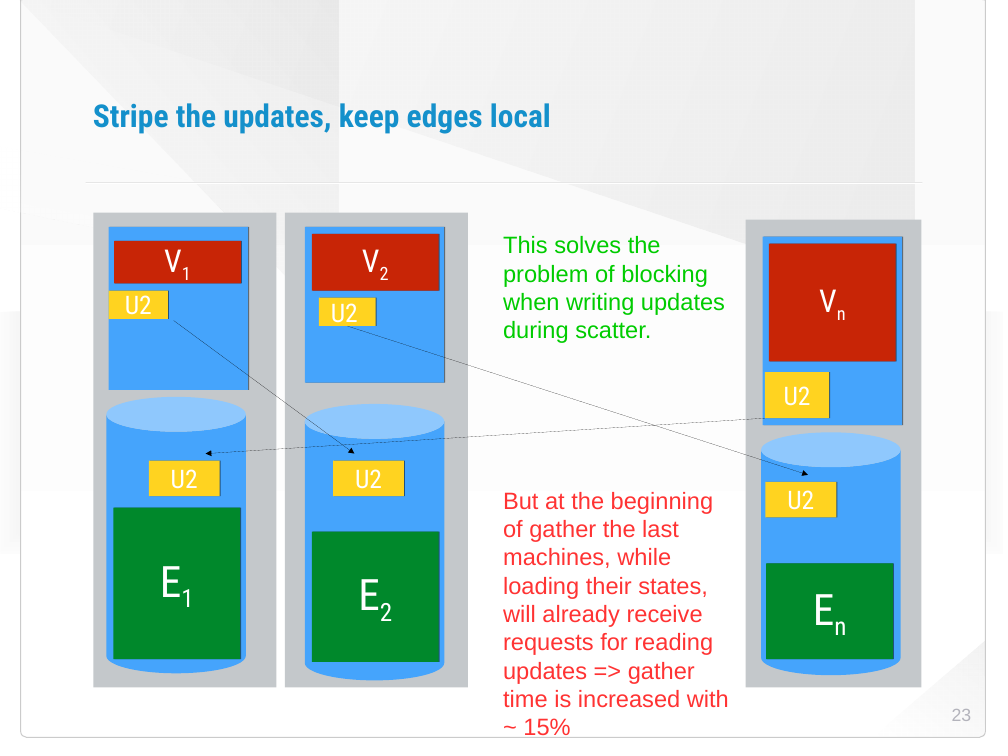
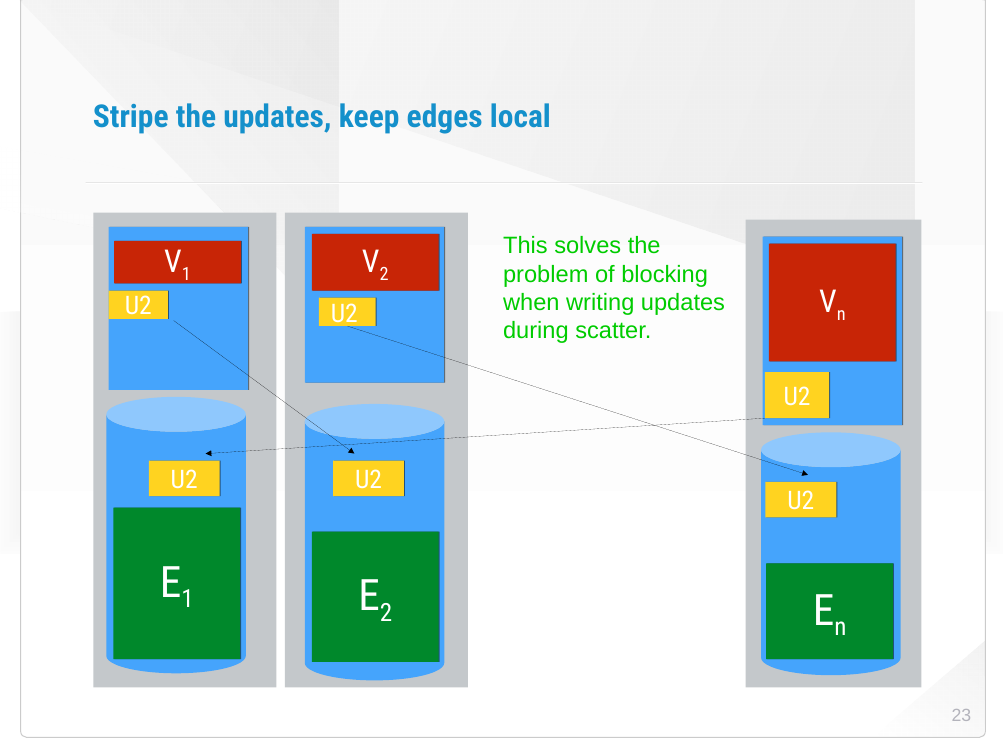
Before and after one commit to HaprianVlad/chaos, a slide deck: slide 23 of presentation.odp. Drawn at 1008x756 pixels with LibreOffice and Linux fonts; fonts in the diff are those of the drawing; background and template pictures are left out. Boxes give left, top, right and bottom in pixels: in the first picture for what was removed or moved away, otherwise in the second. Text is boxed around its words. In the diff, an @@ line names an element or a change of style, - is before the commit and + after.

Commit message:
work on presentation

```diff
--- a/presentation.odp
+++ b/presentation.odp
@@ text at bbox=[503, 492, 729, 708]: paragraph removed @@
-But at the beginning of gather the last machines, while loading their states, will already receive requests for reading updates => gather time is increased with ~ 15%
```
Also in this commit, not shown: 3 other slides changed, 5 other files.
